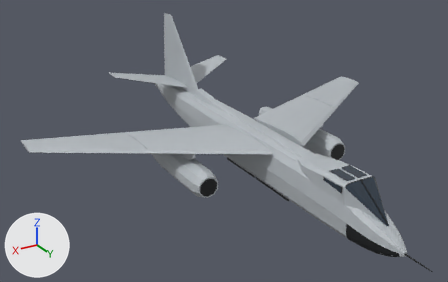
One commit to the glTF model media/b66.glb: the scene before it, then after it.
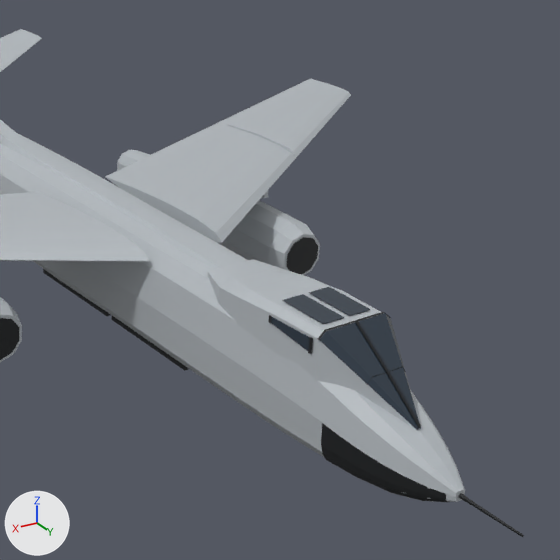
Each version appears first whole from a camera (50 mm lens) standing at (17.4, 26.2, 13.7) and looking at (1.7, 0.1, 0.6), and next in a close-up on the part from 47% to 100% of the width and 15% to 100% of the height. Arrows for +X, +Y and +Z are at lower left; the lights stay in place. The last two pictures show the newer version. Where no turn or scale is listed for an object, it has been applied to the vertices. Vertices at exactly the same position are counted once.

Objects in the first close-up: 'Canopy Frame', 'Cockpit Glass', 'Cockpit Roof', 'Dorsal Fairing', 'Flap L', 'Fuselage', 'Intake L', 'Nacelles', 'Radome', 'Stabilizer L', 'Wing L', 'Wing R' and 6 more.
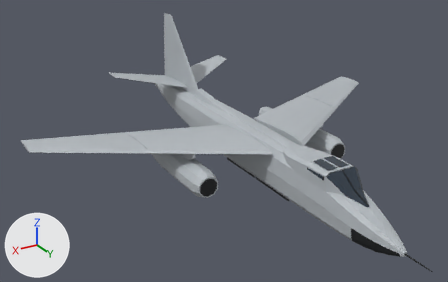
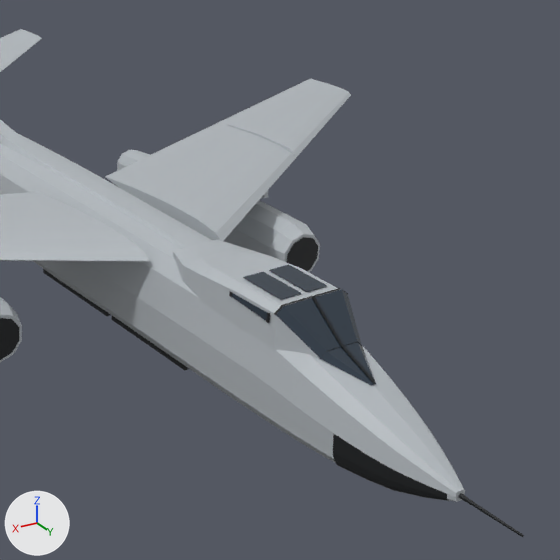
Where the change shows, as pixel boxes [x1, y1, x2, y2] in the close-ups (560 x 560 px; the box of a moved part takes in the faces that stretch with it):
'Cockpit Roof', reshaped (15% shorter)
    before: [208, 259, 420, 431]
    after: [173, 240, 375, 386]
'Cockpit Glass', reshaped (15% shorter)
    before: [271, 287, 421, 430]
    after: [232, 264, 376, 386]
'Radome', reshaped (9% narrower, 15% shorter)
    before: [321, 423, 448, 502]
    after: [333, 434, 448, 501]
'Canopy Frame', reshaped (18% shorter)
    before: [268, 312, 421, 428]
    after: [229, 288, 375, 383]
part 1 of me_canopy_frame, moved or reshaped
    before: [318, 312, 391, 340]
    after: [274, 288, 348, 315]
part 2 of me_canopy_frame, moved or reshaped
    before: [308, 337, 313, 354]
    after: [266, 312, 270, 323]
part 3 of me_canopy_frame, moved or reshaped
    before: [268, 315, 272, 323]
    after: [229, 291, 232, 297]
part 4 of me_canopy_frame, moved or reshaped (not visible before)
    after: [328, 341, 357, 351]
part 5 of me_canopy_frame, moved or reshaped
    before: [355, 320, 389, 372]
    after: [312, 296, 343, 346]
part 6 of me_canopy_frame, moved or reshaped
    before: [386, 371, 421, 428]
    after: [341, 345, 375, 383]
part 7 of me_cockpit_glass, moved or reshaped
    before: [309, 287, 370, 316]
    after: [269, 264, 327, 292]
part 8 of me_cockpit_glass, moved or reshaped
    before: [282, 294, 344, 324]
    after: [243, 272, 301, 299]
part 9 of me_cockpit_glass, moved or reshaped
    before: [271, 317, 309, 351]
    after: [232, 293, 267, 320]
part 10 of me_cockpit_glass, moved or reshaped
    before: [320, 313, 421, 430]
    after: [276, 289, 376, 386]
part 12 of me_fuselage, moved or reshaped
    before: [261, 346, 465, 498]
    after: [262, 345, 464, 492]

Edits to the bpy script that builds the scene:
```text
Change me_canopy_frame:
    remove me_canopy_frame.from_pydata(...)  # 60 vertices, 84 faces; spans x -0.95..0.95, y 7.36..10.5, z 0.26..1.6
    add me_canopy_frame.from_pydata(...)  # 60 vertices, 84 faces; spans x -0.94..0.94, y 6.16..9.3, z 0.58..1.6
    me_canopy_frame part 1: the loose piece of 8 vertices spanning x -0.88..0.88, y 8.65..8.7, z 1.43..1.58 is scaled about its middle by (1.01, 1, 1), then moved by (0.0, -1.2, 0.0)
    me_canopy_frame part 2: the loose piece of 8 vertices spanning x 0.88..0.9, y 8.47..8.53, z 1.08..1.39 is scaled about its middle by (1, 1, 0.634), then moved by (0.02, -1.2, 0.06)
    me_canopy_frame part 3: the loose piece of 8 vertices spanning x 0.93..0.95, y 7.36..7.43, z 1.24..1.38 is scaled about its middle by (1, 1, 0.671), then moved by (0.0, -1.2, 0.02)
    me_canopy_frame part 4: all 8 vertices in x -0.38..0.38, y 9.55..9.6, z 0.94..0.97 are moved by (0.0, -1.2, -0.02)
    me_canopy_frame part 5: all 4 vertices in x -0.03..0.03, y 8.7, z 1.57..1.6 are moved by (0.0, -1.2, 0.0)
    me_canopy_frame part 6: all 4 vertices in x -0.03..0.03, y 10.5, z 0.26..0.29 are moved by (0.0, -1.2, 0.33)
    other edits to the shape of me_canopy_frame do not show in these pictures
Change me_cockpit_glass:
    remove me_cockpit_glass.from_pydata(...)  # 44 vertices, 68 faces; spans x -0.94..0.94, y 7.3..10.5, z 0.22..1.58
    add me_cockpit_glass.from_pydata(...)  # 44 vertices, 68 faces; spans x -0.94..0.94, y 6.1..9.3, z 0.54..1.58
    me_cockpit_glass part 7: the loose piece of 8 vertices spanning x -0.58..-0.07, y 7.3..8.45, z 1.57..1.58 is moved by (0.0, -1.2, 0.0)
    me_cockpit_glass part 8: the loose piece of 8 vertices spanning x 0.07..0.58, y 7.3..8.45, z 1.57..1.58 is moved by (0.0, -1.2, 0.0)
    me_cockpit_glass part 9: the loose piece of 8 vertices spanning x 0.88..0.94, y 7.4..8.5, z 1.09..1.38 is scaled about its middle by (0.624, 1, 0.605), then moved by (0.01, -1.2, 0.06)
    me_cockpit_glass part 10: 12 of 44 vertices moved; they spanned x -0.87..0.87, y 8.7..10.5, z 0.22..1.57 and now span x -0.89..0.89, y 7.5..9.3, z 0.54..1.57; mean shift (0.0, -1.2, 0.1); largest move (-0.05, 10.5, 0.22) -> (-0.06, 9.3, 0.54)
    other edits to the shape of me_cockpit_glass do not show in these pictures
Change me_cockpit_roof:
    remove me_cockpit_roof.from_pydata(...)  # 42 vertices, 80 faces; spans x -0.91..0.91, y 5.0..10.5, z -0.3..1.55
    add me_cockpit_roof.from_pydata(...)  # 42 vertices, 80 faces; spans x -0.9..0.9, y 3.8..9.3, z 0.02..1.55
    me_cockpit_roof part 11: 42 of 42 vertices moved; they spanned x -0.91..0.91, y 5.0..10.5, z -0.3..1.55 and now span x -0.9..0.9, y 3.8..9.3, z 0.02..1.55; mean shift (0.0, -1.2, 0.06)
Change me_fuselage:
    where me_fuselage.from_pydata(...)  # 636 vertices, 1268 faces; spans x -1.0..1.0, y -10.8..11.6, z -1.3..1.3
    me_fuselage part 12: 69 of the vertices in x -1.0..1.0, y 7.7..11.2, z -0.9..1.2 are scaled about their middle by (0.908, 1, 0.908), then moved by (0.0, 0.0, -0.1)
Change me_radome:
    remove me_radome.from_pydata(...)  # 65 vertices, 126 faces; spans x -0.91..0.91, y 9.0..11.45, z -1.19..-0.15
    add me_radome.from_pydata(...)  # 65 vertices, 126 faces; spans x -0.79..0.79, y 9.2..11.45, z -1.19..-0.31
    me_radome part 13: 65 of 65 vertices moved; they spanned x -0.91..0.91, y 9.0..11.45, z -1.19..-0.15 and now span x -0.79..0.79, y 9.2..11.45, z -1.19..-0.31; mean shift (0.0, 0.06, 0.0)
```
